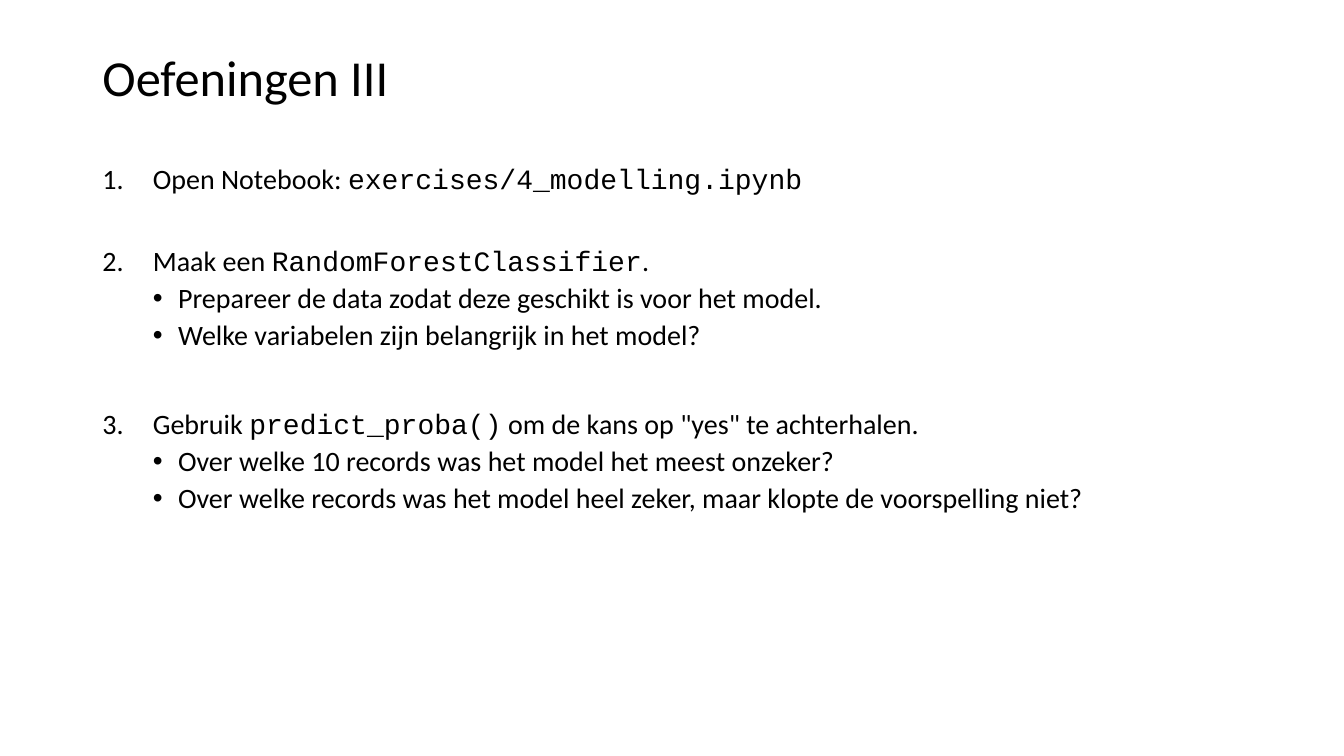
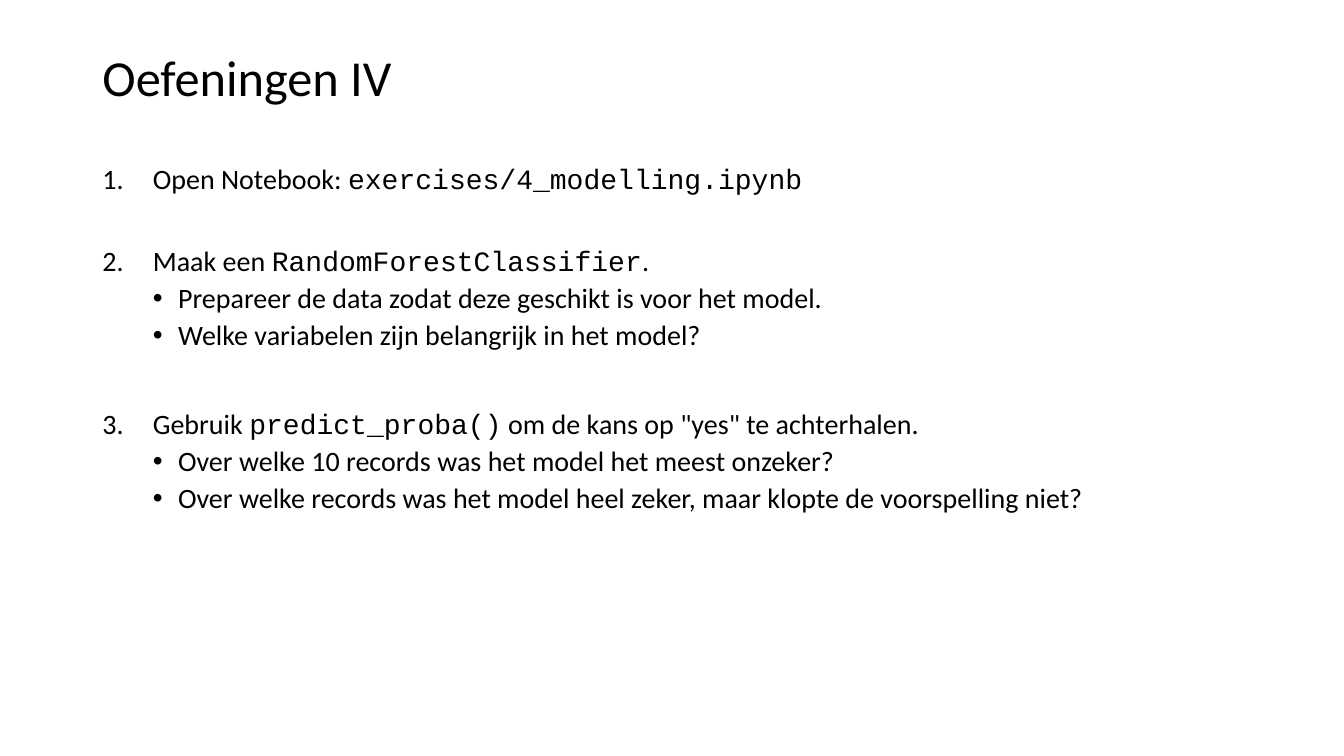
Before and after one commit to LFKoning/knowledge-sharing, a slide deck: slide 30 of python_course/4_scikit_learn/python_cursus_4.pptx. Drawn at 1344x756 pixels with LibreOffice and Linux fonts; fonts in the diff are those of the drawing. Boxes give left, top, right and bottom in pixels: in the first picture for what was removed or moved away, otherwise in the second. Text is boxed around its words. In the diff, an @@ line names an element or a change of style, - is before the commit and + after.

```diff
--- a/python_course/4_scikit_learn/python_cursus_4.pptx
+++ b/python_course/4_scikit_learn/python_cursus_4.pptx
@@ title at bbox=[102, 61, 391, 105]: text changed @@
-Oefeningen III
+Oefeningen IV
```
Also in this commit, not shown: 24 other slides changed, 2 slides added, 2 slides removed, 4 other files.
